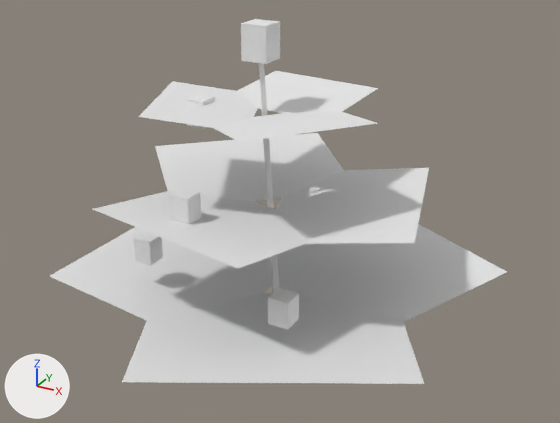
The OBJ model src/main/resources/assets/stonedew/models/block/plants/plant_2_2_1_lod.obj: old version first, new version second.
Both versions are drawn from a camera (50 mm lens) standing at (1.403, -2.134, 1.183) and looking at (0.508, -0.506, 0.369). Every picture has the same lights, and +X, +Y and +Z are marked at lower left. The older version comes first. Where no turn or scale is listed for an object, it has been applied to the vertices.

Names of what the first picture shows: 'model'.
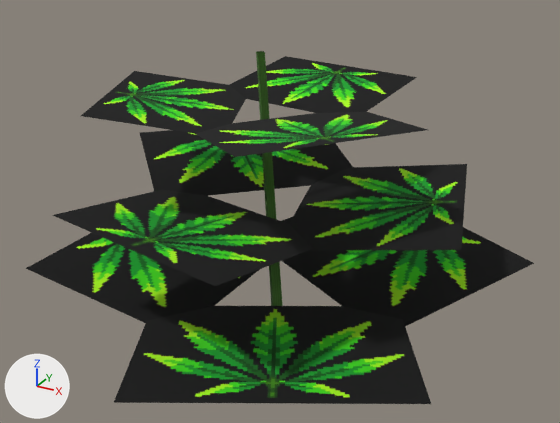
Boxes (x1, y1, x2, y2) around the edits, measured in the pictures (560 x 423 px):
'model', surface changed, reshaped (11% wider)
    before: (50, 19, 507, 384)
    after: (26, 51, 534, 404)
part 1 of me_model, rebuilt
    before: (259, 63, 279, 293)
    after: (256, 51, 283, 306)
part 2 of me_model, rebuilt (38% wider, 33% taller)
    before: (139, 81, 258, 128)
    after: (81, 71, 246, 134)
part 3 of me_model, rebuilt (32% wider, 35% taller)
    before: (237, 71, 378, 113)
    after: (230, 56, 417, 113)
part 4 of me_model, rebuilt (9% taller)
    before: (122, 294, 424, 384)
    after: (114, 306, 431, 404)
part 5 of me_model, rebuilt (42% wider, 48% taller)
    before: (213, 112, 378, 142)
    after: (194, 112, 428, 157)
part 6 of me_model, rebuilt
    before: (50, 227, 272, 320)
    after: (26, 233, 260, 323)
part 7 of me_model, rebuilt
    before: (277, 224, 507, 322)
    after: (282, 217, 534, 326)
part 8 of me_model, rebuilt (21% wider, 23% taller)
    before: (93, 190, 307, 269)
    after: (53, 189, 313, 286)
part 9 of me_model, rebuilt
    before: (155, 133, 344, 201)
    after: (140, 130, 353, 196)
part 10 of me_model, rebuilt (16% wider, 13% taller)
    before: (276, 168, 429, 244)
    after: (289, 164, 467, 250)
part 11 of me_model, deleted
    before: (185, 94, 215, 129)
part 12 of me_model, deleted
    before: (241, 19, 280, 64)
part 13 of me_model, deleted
    before: (169, 188, 201, 224)
part 14 of me_model, deleted
    before: (133, 231, 163, 265)
part 15 of me_model, deleted
    before: (268, 288, 299, 330)

Edits to the bpy script that builds the scene:
```text
Add img_leaf_fan:
    img_leaf_fan = load_image('leaf_fan', '../../../textures/art/leaf_fan.png', 1352, 1163, 'sRGB')
Add img_plant_stem:
    img_plant_stem = load_image('plant_stem', '../../../textures/block/plant_stem.png', 32, 32, 'sRGB')
Change mat_stem:
    remove mat_stem.base_color = (0.8, 0.8, 0.8)  # white #e7e7e7
    add mat_stem.texture = img_plant_stem
Change mat_leaf_lod:
    remove mat_leaf_lod.base_color = (0.8, 0.8, 0.8)  # white #e7e7e7
    add mat_leaf_lod.texture = img_leaf_fan
Change me_model:
    used by ob_model
    remove me_model.from_pydata(...)  # 84 vertices, 43 faces; spans x -0.021..1.047, y -1.1..0.119, z 0.0..0.856
    add me_model.from_pydata(...)  # 44 vertices, 13 faces; spans x -0.102..1.101, y -1.166..0.203, z -0.001..0.787
    me_model part 1: the loose piece of 8 vertices spanning x 0.461..0.511, y -0.539..-0.489, z 0.0..0.787 is rebuilt with 8 vertices and now spans x 0.457..0.519, y -0.543..-0.481, z -0.001..0.787
    me_model part 2: the loose piece of 4 vertices spanning x 0.162..0.518, y -0.781..-0.381, z 0.635..0.665 is rebuilt with 4 vertices and now spans x 0.033..0.5, y -0.874..-0.349, z 0.639..0.679
    me_model part 3: the loose piece of 4 vertices spanning x 0.314..0.673, y -0.524..-0.235, z 0.635..0.665 is rebuilt with 4 vertices and now spans x 0.268..0.74, y -0.491..-0.112, z 0.639..0.679
    me_model part 4: the loose piece of 4 vertices spanning x 0.223..1.016, y -1.1..-0.372, z 0.132..0.19 is rebuilt with 4 vertices and now spans x 0.255..1.053, y -1.166..-0.434, z 0.136..0.194
    me_model part 5: the loose piece of 4 vertices spanning x 0.389..0.792, y -0.824..-0.408, z 0.635..0.666 is rebuilt with 4 vertices and now spans x 0.389..0.918, y -0.939..-0.392, z 0.639..0.679
    me_model part 6: the loose piece of 4 vertices spanning x -0.021..0.477, y -0.831..-0.173, z 0.132..0.191 is rebuilt with 4 vertices and now spans x -0.102..0.404, y -0.835..-0.167, z 0.136..0.196
    me_model part 7: the loose piece of 4 vertices spanning x 0.214..1.047, y -0.652..0.119, z 0.132..0.193 is rebuilt with 4 vertices and now spans x 0.244..1.101, y -0.59..0.203, z 0.136..0.198
    me_model part 8: the loose piece of 4 vertices spanning x 0.176..0.716, y -0.936..-0.491, z 0.392..0.435 is rebuilt with 4 vertices and now spans x 0.132..0.731, y -1.034..-0.539, z 0.395..0.444
    me_model part 9: the loose piece of 4 vertices spanning x 0.027..0.651, y -0.673..-0.053, z 0.392..0.437 is rebuilt with 4 vertices and now spans x -0.074..0.635, y -0.652..0.051, z 0.395..0.447
    me_model part 10: the loose piece of 4 vertices spanning x 0.442..0.923, y -0.745..-0.179, z 0.392..0.436 is rebuilt with 4 vertices and now spans x 0.489..1.028, y -0.758..-0.125, z 0.395..0.445
    me_model part 11: the loose piece of 8 vertices spanning x 0.284..0.337, y -0.59..-0.537, z 0.591..0.66 is deleted
    me_model part 12: the loose piece of 8 vertices spanning x 0.436..0.503, y -0.564..-0.497, z 0.768..0.856 is deleted
    me_model part 13: the loose piece of 8 vertices spanning x 0.363..0.415, y -0.782..-0.729, z 0.418..0.486 is deleted
    me_model part 14: the loose piece of 8 vertices spanning x 0.186..0.237, y -0.714..-0.662, z 0.237..0.304 is deleted
    me_model part 15: the loose piece of 8 vertices spanning x 0.646..0.698, y -0.814..-0.762, z 0.237..0.305 is deleted
    remove me_model.materials.append(mat_bud)  # white #e7e7e7
```
